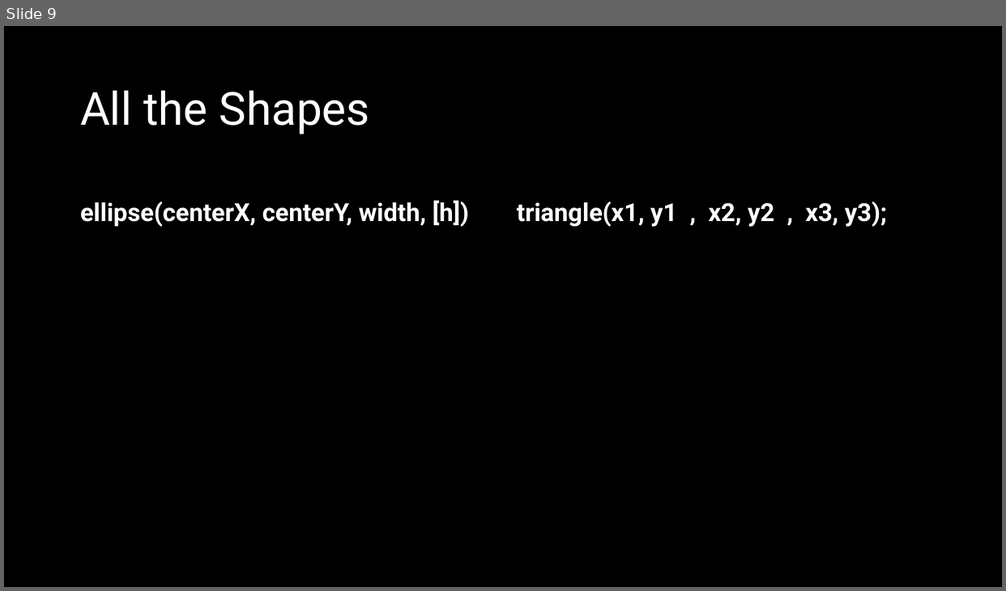
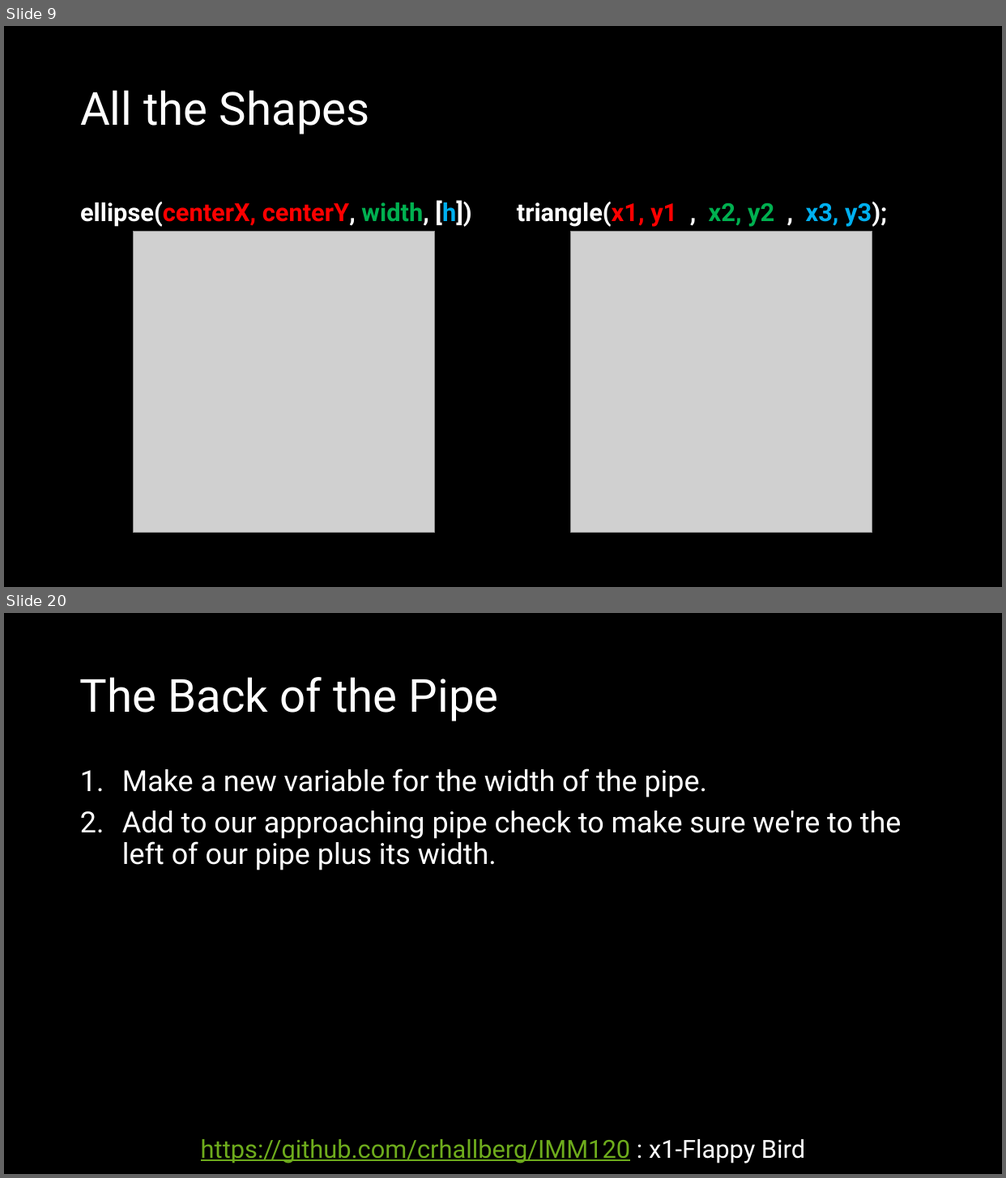
Before and after one commit to crhallberg/IMM120, a slide deck: Presentations/Class 03 - Sept 18.pptx. Shown one above the other, each under a label of ours: slide 9 before the commit, slides 9 and 20 after it; the slides between them are not shown. The pictures are 1006x591 and 1006x1178 pixels, drawn with LibreOffice and Linux fonts; fonts in the diff are those of the drawing; grey boxes stand for pictures. Boxes give left, top, right and bottom in pixels: in the first picture for what was removed or moved away, otherwise in the second. Text is boxed around its words. In the diff, an @@ line names an element or a change of style, - is before the commit and + after.

```diff
--- a/Presentations/Class 03 - Sept 18.pptx
+++ b/Presentations/Class 03 - Sept 18.pptx
@@ slide 20 added at <box>4,613,1002,1174</box>, background #000000 @@
@@ title added at <box>80,677,499,722</box>, 44 pt, text #FFFFFF @@
+The Back of the Pipe
@@ text added at <box>122,769,901,871</box>, 28 pt, text #FFFFFF @@
+1. Make a new variable for the width of the pipe.
+2. Add to our approaching pipe check to make sure we're to the left of our pipe plus its width.
@@ text added at <box>201,1139,805,1164</box>, 24 pt, text #6EAC1C, underline @@
+https://github.com/crhallberg/IMM120 : x1-Flappy Bird
@@ slide 9 changed as well @@
@@ text "ellipse(centerX, centerY, width, [h])" at <box>80,200,471,227</box>: text colour #FFFFFF to #FF0000 in "ellipse(centerX, centerY,"; text colour #FFFFFF to #00B050 in "width,"; text colour #FFFFFF to #00B0F0 in "[h])" @@
@@ text "triangle(x1, y1 , x2, y2 ..." at <box>517,202,887,227</box>: text colour #FFFFFF to #FF0000 in "triangle(x1, y1"; text colour #FFFFFF to #00B050 in "x2, y2"; text colour #FFFFFF to #00B0F0 in "x3, y3);" @@
@@ picture added at <box>133,231,434,533</box> @@
@@ picture added at <box>571,231,872,533</box> @@
```
Also in this commit, not shown: 1 other slide changed, 14 other slides added, 1 other file.
